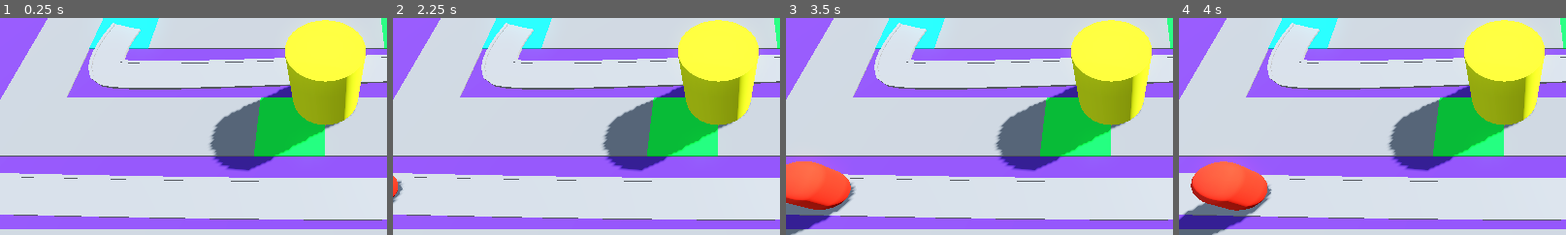
Above: before the commit, frames 1-4 (left to right).
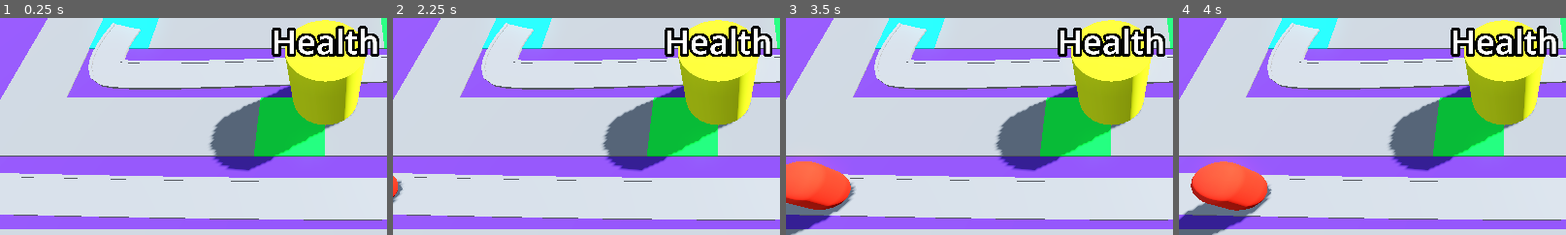
Above: after the commit, the same moments.

Repository: DrDuckson/Barbarian_Blaster
Game: Godot game, scene res://scenes/main.tscn
Same seed, same stepped clock (60 frames per second), same inputs: the game is played once before the commit and once after it.
Inputs:
- Up to frame 1 (0.25 s): no input
- Up to frame 2 (2.25 s): tap Enter at 0.5 s
- Up to frame 3 (3.5 s): no input
- Up to frame 4 (4 s): no input
The pictures show only the part of the screen within x 8-58%, y 19-69%; the shares and areas given below are measured in that part.

The runs differ from the first frame. In frame 1, 3.0% of the frame differs, in the area x 70-98%, y 3-18%; in frame 2, 3.0%; in frame 3, 3.0%; in frame 4, 3.0%.

Commit message:
Added health label above base

Diff:
--- a/scenes/basis.tscn
+++ b/scenes/basis.tscn
@@ -5,7 +5,7 @@
 [sub_resource type="StandardMaterial3D" id="StandardMaterial3D_fheta"]
 albedo_color = Color(0.923333, 1, 0.08, 1)
 
-[node name="Basis" type="Node3D"]
+[node name="Basis" type="Node3D" groups=["grBase"]]
 script = ExtResource("1_us6o8")
 
 [node name="CSGCylinder3D" type="CSGCylinder3D" parent="."]
@@ -14,3 +14,10 @@
 height = 4.0
 sides = 32
 material = SubResource("StandardMaterial3D_fheta")
+
+[node name="Label3D" type="Label3D" parent="."]
+transform = Transform3D(1, 0, 0, 0, 1, 0, 0, 0, 1, 0, 4.5, 0)
+billboard = 1
+text = "Health"
+font_size = 320
+outline_size = 100
